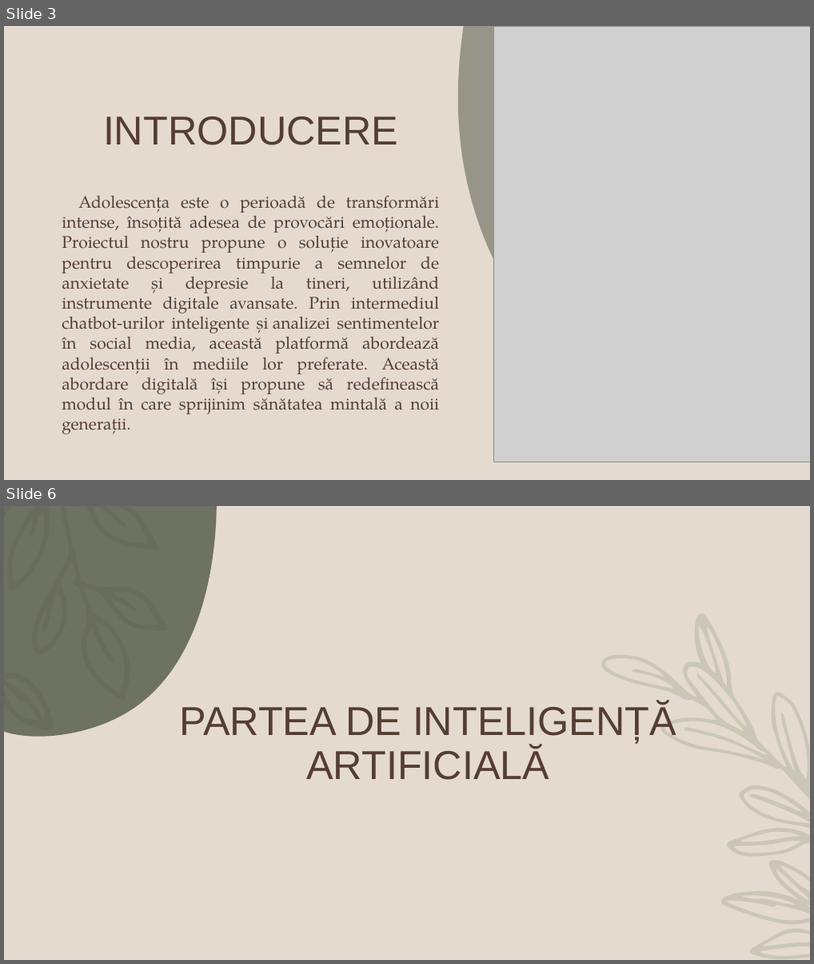
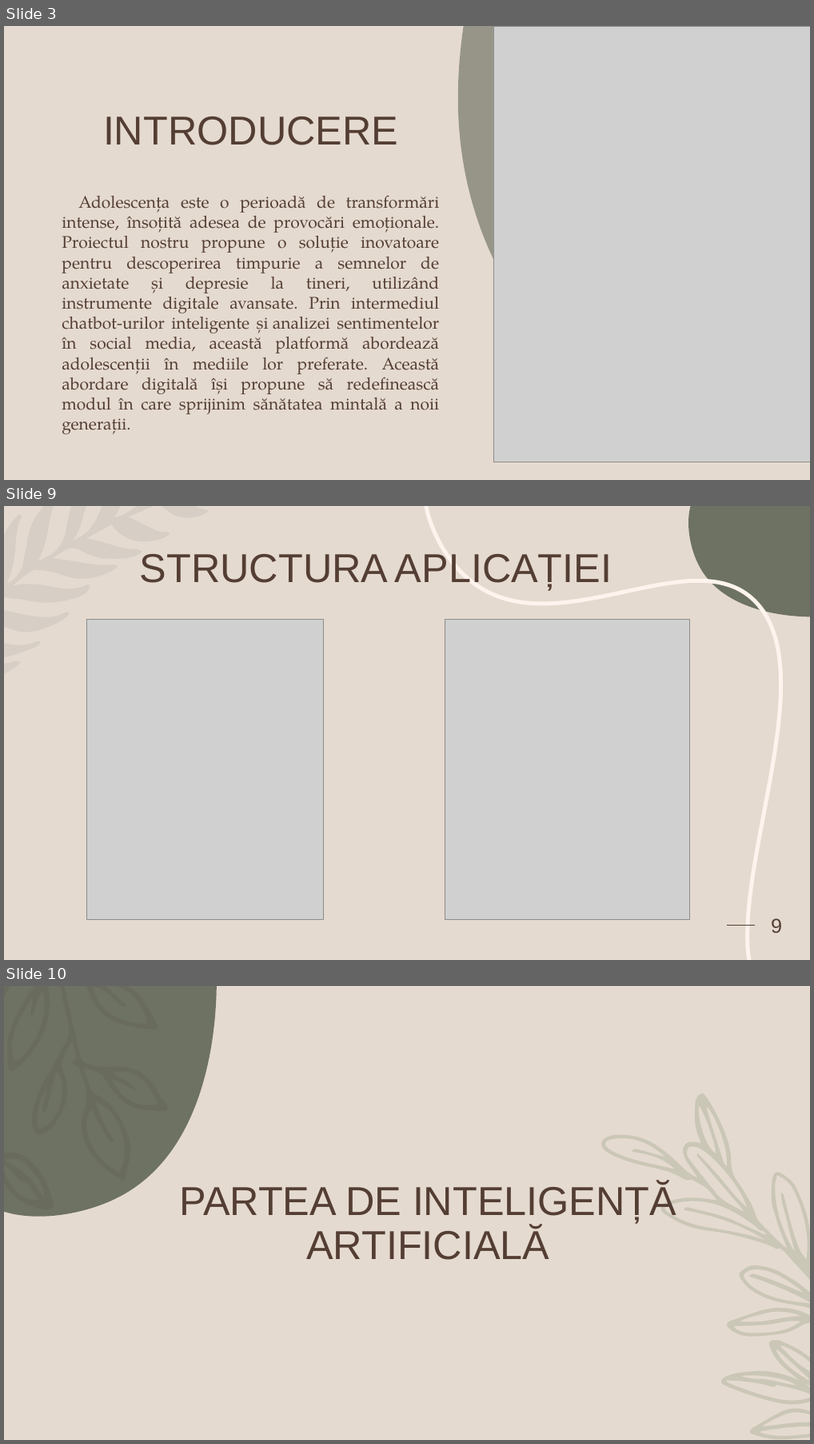
Before and after one commit to Alexandra7a/FuzzyMinds, a slide deck: docs/Teen Mental Health Presentation.pptx. Shown one above the other, each under a label of ours: slides 3 and 6 before the commit, slides 3, 9 and 10 after it; the slides between them are not shown. The pictures are 814x964 and 814x1444 pixels, drawn with LibreOffice and Linux fonts; fonts in the diff are those of the drawing; grey boxes stand for pictures; background and template pictures are left out. Boxes give left, top, right and bottom in pixels: in the first picture for what was removed or moved away, otherwise in the second. Text is boxed around its words. In the diff, an @@ line names an element or a change of style, - is before the commit and + after.

```diff
--- a/docs/Teen Mental Health Presentation.pptx
+++ b/docs/Teen Mental Health Presentation.pptx
@@ slide 9 added at bbox=[4, 506, 810, 960], background #E5DACF @@
@@ freeform shape added at bbox=[4, 506, 209, 673], fill #5D6A76 at 10% opacity @@
@@ freeform shape added at bbox=[426, 506, 782, 960], outline #FEF3ED 4.75 pt @@
@@ freeform shape added at bbox=[689, 506, 810, 617], fill #4E5745 at 79% opacity @@
@@ title added at bbox=[140, 554, 612, 590], 48 pt, text #543E34 @@
+STRUCTURA APLICAȚIEI
@@ picture added at bbox=[87, 619, 324, 919] @@
@@ picture added at bbox=[446, 619, 690, 919] @@
@@ line added from (727, 924) to (755, 924), #543E34 1.25 pt @@
@@ page number added at bbox=[771, 918, 782, 932], 24 pt, text #543E34 @@
+9
@@ what was slide 6 is now slide 10 @@
```
Also in this commit, not shown: 5 slides changed, 11 other slides added, 2 slides removed, 1 other file.
